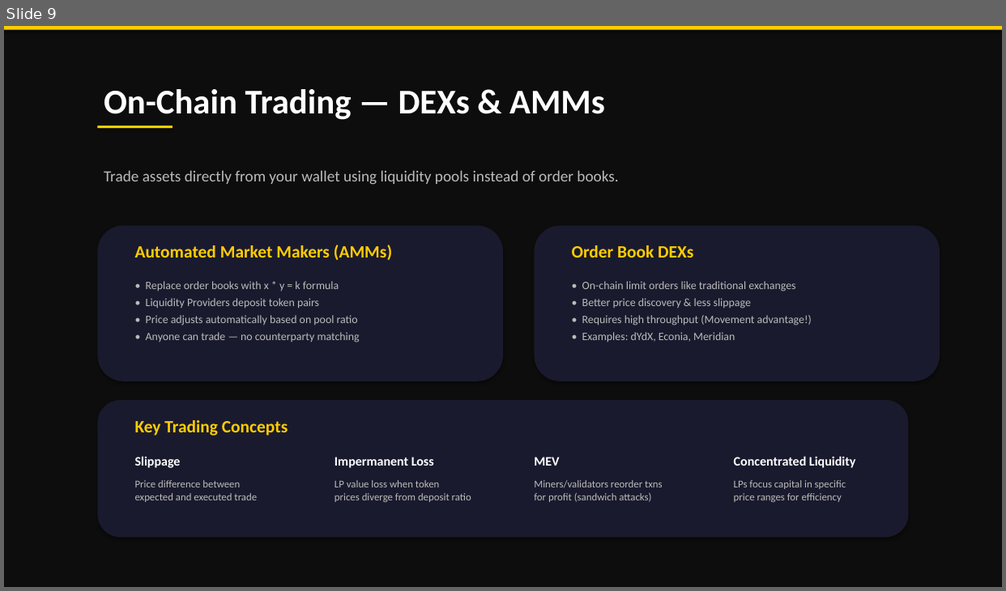
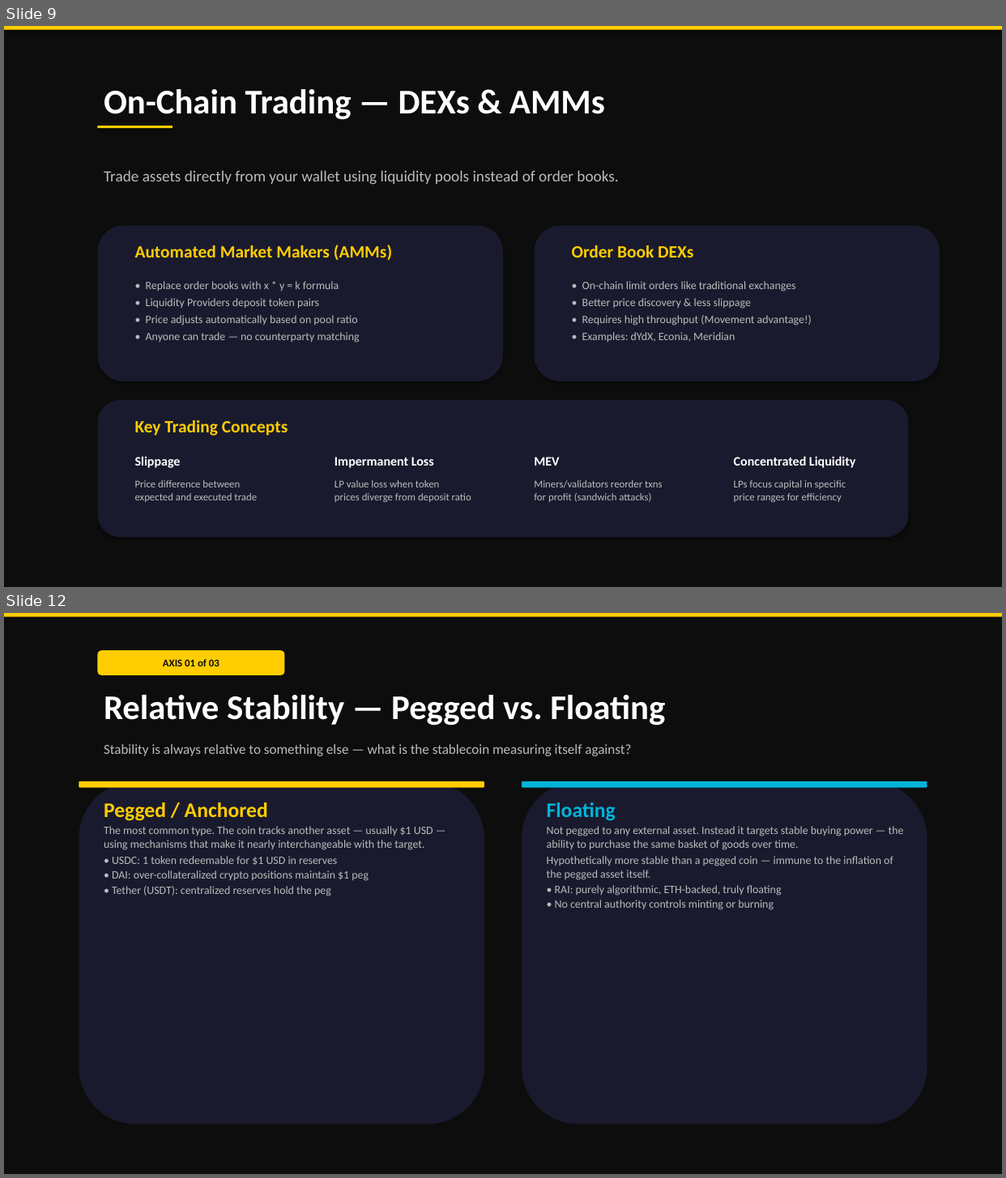
Before and after one commit to ulas96/movement-stabletoken, a slide deck: docs/presentations/SmartContracts_DeFi_Movement.pptx. Shown one above the other, each under a label of ours: slide 9 before the commit, slides 9 and 12 after it; the slides between them are not shown. The pictures are 1006x591 and 1006x1178 pixels, drawn with LibreOffice and Linux fonts; fonts in the diff are those of the drawing. Boxes give left, top, right and bottom in pixels: in the first picture for what was removed or moved away, otherwise in the second. Text is boxed around its words. In the diff, an @@ line names an element or a change of style, - is before the commit and + after.

Commit message:
defi presentation update
stabletokens categorized and detailed

```diff
--- a/docs/presentations/SmartContracts_DeFi_Movement.pptx
+++ b/docs/presentations/SmartContracts_DeFi_Movement.pptx
@@ slide 12 added at bbox=[4, 613, 1002, 1174], background #0D0D0D @@
@@ rectangle added at bbox=[4, 613, 1002, 617], fill #FFCD00 @@
@@ rounded rectangle added at bbox=[98, 650, 284, 675], fill #FFCD00, 12 pt, text #0D0D0D, bold @@
+AXIS 01 of 03
@@ text added at bbox=[104, 695, 665, 726], 40 pt, text #FFFFFF, bold @@
+Relative Stability — Pegged vs. Floating
@@ text added at bbox=[104, 744, 631, 756], 16 pt, text #BBBBBB @@
+Stability is always relative to something else — what is the stablecoin measuring itself against?
@@ rounded rectangle added at bbox=[79, 781, 484, 1124], fill #1A1A2E @@
@@ rounded rectangle added at bbox=[79, 781, 484, 788], fill #FFCD00 @@
@@ rounded rectangle added at bbox=[522, 781, 927, 1124], fill #1A1A2E @@
@@ rounded rectangle added at bbox=[522, 781, 927, 788], fill #00B4D8 @@
@@ text added at bbox=[104, 803, 433, 897], 13 pt, text #BBBBBB @@
+Pegged / Anchored
+The most common type. The coin tracks another asset — usually $1 USD — using mechanisms that make it nearly interchangeable with the target.
+• USDC: 1 token redeemable for $1 USD in reserves
+• DAI: over-collateralized crypto positions maintain $1 peg
+• Tether (USDT): centralized reserves hold the peg
@@ text added at bbox=[547, 803, 904, 910], 13 pt, text #BBBBBB @@
+Floating
+Not pegged to any external asset. Instead it targets stable buying power — the ability to purchase the same basket of goods over time.
+Hypothetically more stable than a pegged coin — immune to the inflation of the pegged asset itself.
+• RAI: purely algorithmic, ETH-backed, truly floating
+• No central authority controls minting or burning
```
Also in this commit, not shown: 3 slides changed, 3 other slides added, 1 slide removed.
